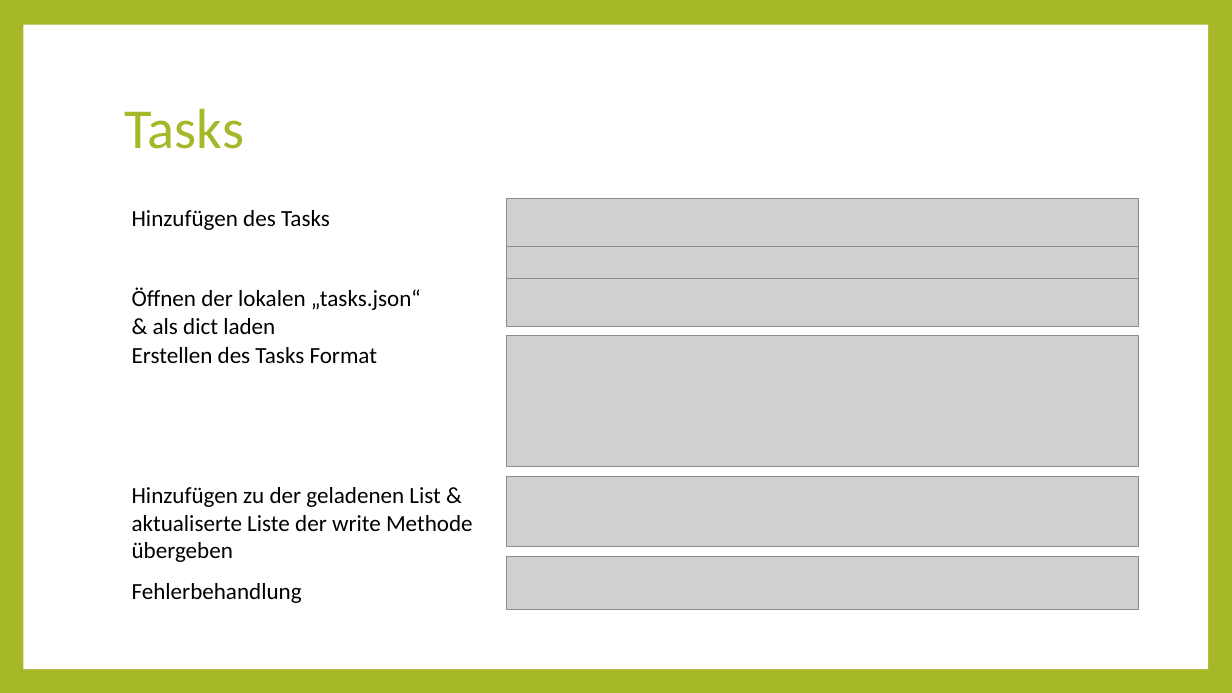
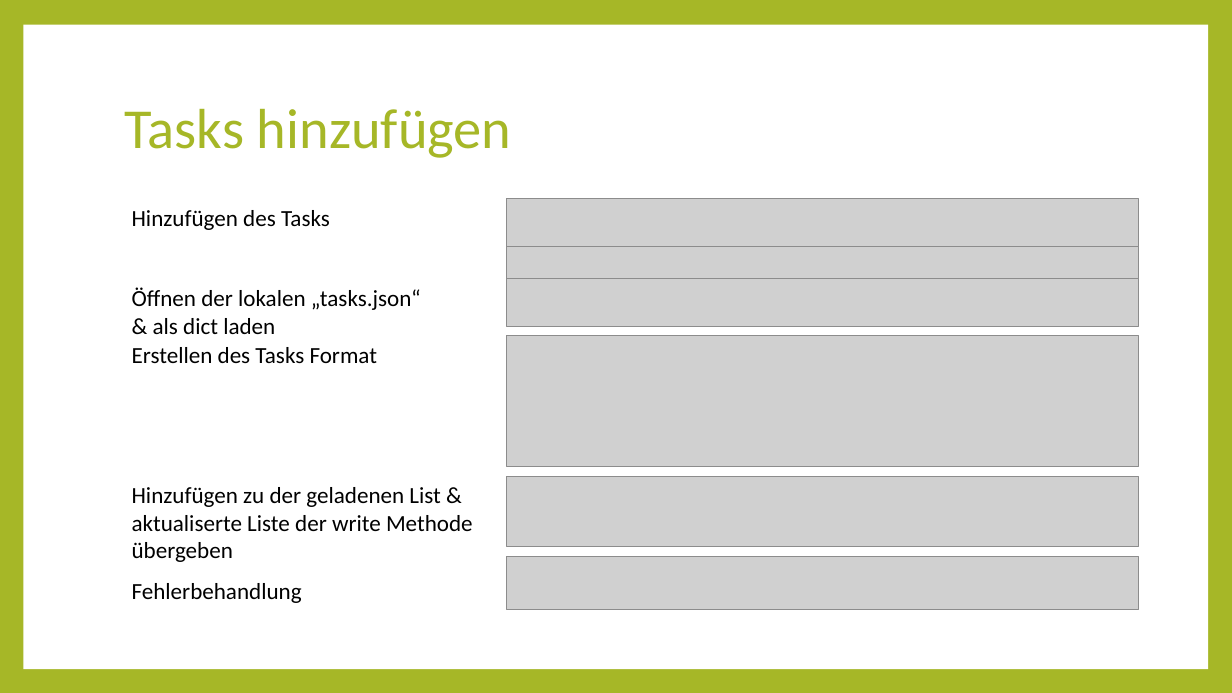
Before and after one commit to errorsHurt/KivyTodoList, a slide deck: slide 9 of dokumentation/Kivy Präsi.pptx (slide 6 before the commit). Drawn at 1232x693 pixels with LibreOffice and Linux fonts; fonts in the diff are those of the drawing; grey boxes stand for pictures. Boxes give left, top, right and bottom in pixels: in the first picture for what was removed or moved away, otherwise in the second. Text is boxed around its words. In the diff, an @@ line names an element or a change of style, - is before the commit and + after.

```diff
--- a/dokumentation/Kivy Präsi.pptx
+++ b/dokumentation/Kivy Präsi.pptx
@@ title at bbox=[125, 108, 512, 158]: text changed @@
-Tasks
+Tasks hinzufügen
```
Also in this commit, not shown: 2 other slides changed, 4 slides added.
